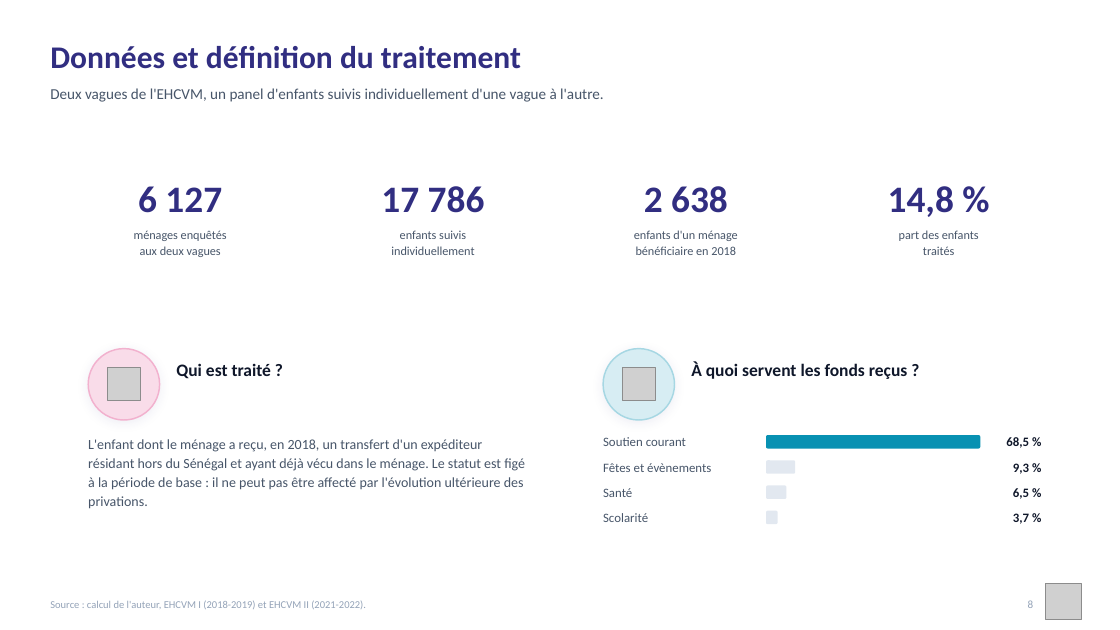
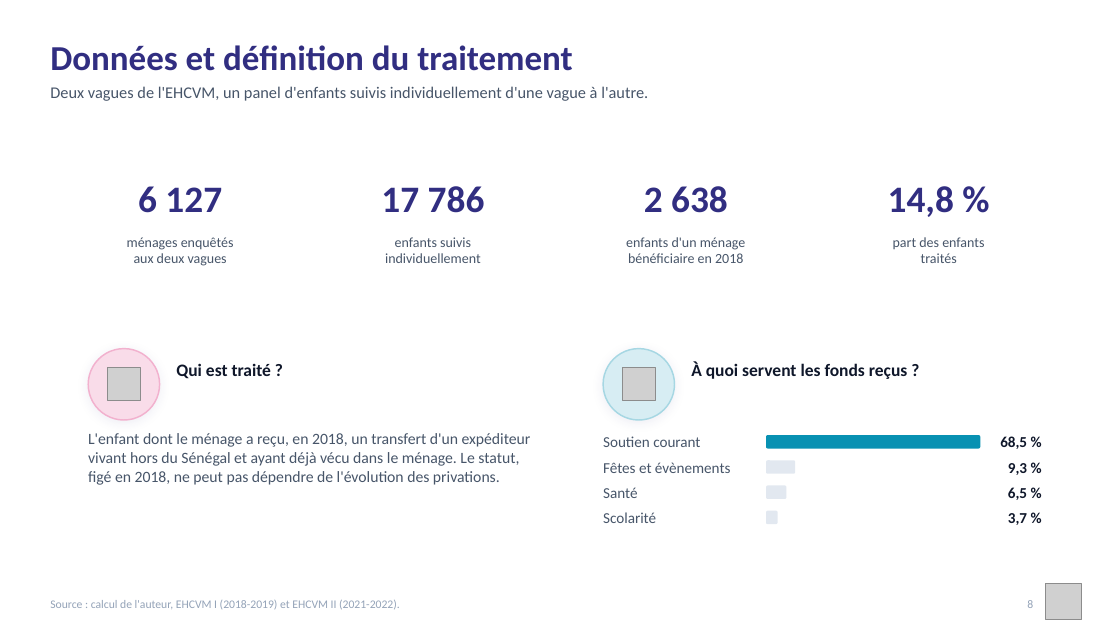
Before and after one commit to JODRAFF9/MEMOIRE, a slide deck: slide 8 of infographie/presentation_infographique.pptx. Drawn at 1120x630 pixels with LibreOffice and Linux fonts; fonts in the diff are those of the drawing; grey boxes stand for pictures. Boxes give left, top, right and bottom in pixels: in the first picture for what was removed or moved away, otherwise in the second. Text is boxed around its words. In the diff, an @@ line names an element or a change of style, - is before the commit and + after.

```diff
--- a/infographie/presentation_infographique.pptx
+++ b/infographie/presentation_infographique.pptx
@@ text "Données et définition du traitement" at (50, 45, 572, 71): size 27 to 30 pt @@
@@ text "Deux vagues de l'EHCVM, un ..." at (50, 86, 648, 101): size 13 to 14 pt @@
@@ size 10.5 to 12 pt in 4 elements at (127, 237, 234, 266), (385, 237, 481, 263), (626, 237, 746, 263), (893, 237, 984, 263) @@
@@ text at (88, 433, 531, 485): text changed; size 12 to 13.5 pt @@
-L'enfant dont le ménage a reçu, en 2018, un transfert d'un expéditeur résidant hors du Sénégal et ayant déjà vécu dans le ménage. Le statut est figé à la période de base : il ne peut pas être affecté par l'évolution ultérieure des privations.
+L'enfant dont le ménage a reçu, en 2018, un transfert d'un expéditeur vivant hors du Sénégal et ayant déjà vécu dans le ménage. Le statut, figé en 2018, ne peut pas dépendre de l'évolution des privations.
@@ size 11 to 13 pt in 8 elements at (603, 436, 700, 447), (1000, 436, 1027, 449), (603, 462, 731, 473), (1008, 463, 1027, 475), (603, 487, 637, 498), (1008, 487, 1027, 500), (603, 512, 656, 523), (1008, 513, 1027, 525) @@
@@ text "Source : calcul de l'auteur, ..." at (50, 600, 400, 609): size 9 to 10 pt @@
```
Also in this commit, not shown: 20 other slides changed, 2 other files.
